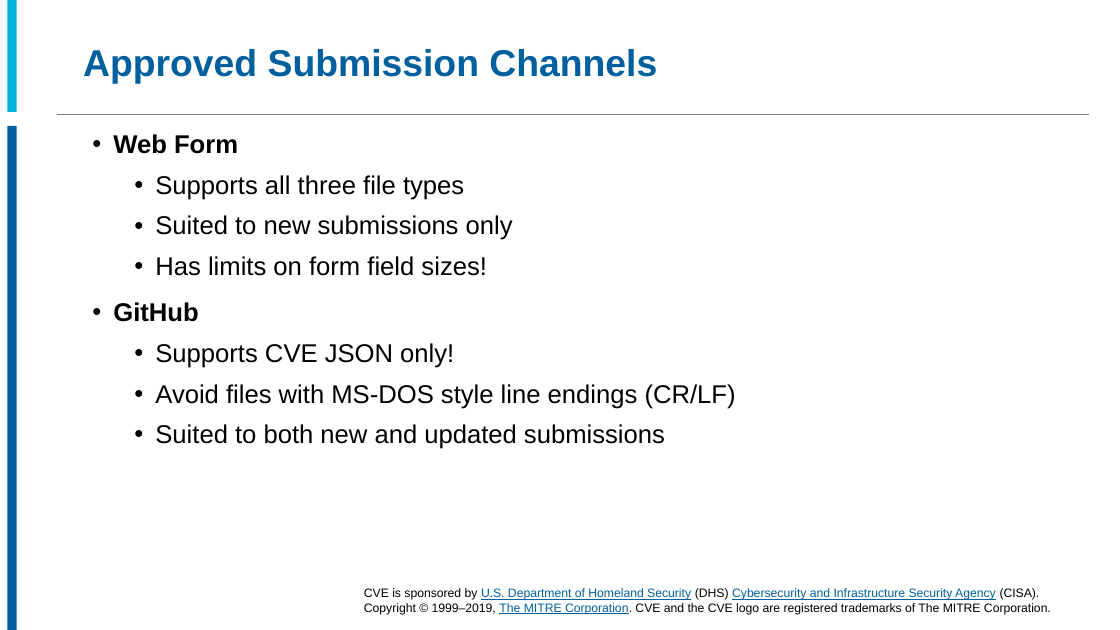
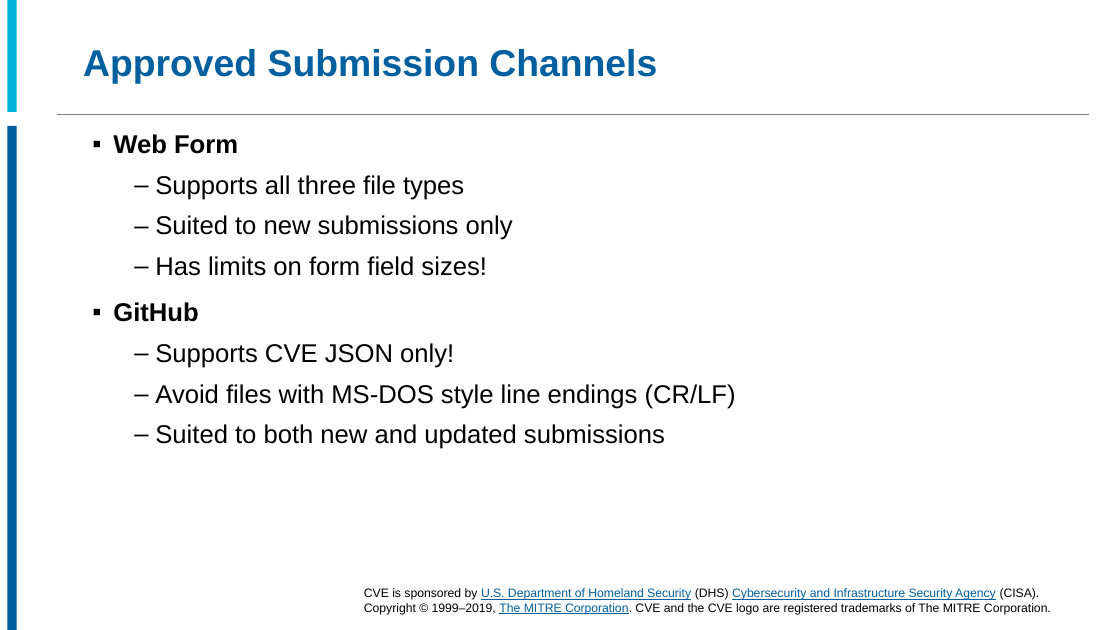
Before and after one commit to CVEProject/cveproject.github.io, a slide deck: slide 17 of docs/cna/CVE_Entry_Submission_Process.pptx. Drawn at 1120x630 pixels with LibreOffice and Linux fonts; fonts in the diff are those of the drawing; background and template pictures are left out. Boxes give left, top, right and bottom in pixels: in the first picture for what was removed or moved away, otherwise in the second. Text is boxed around its words. In the diff, an @@ line names an element or a change of style, - is before the commit and + after.

Commit message:
Upload CVE_Entry_Submission_Process.pptx
Updated on 10/9/19

```diff
--- a/docs/cna/CVE_Entry_Submission_Process.pptx
+++ b/docs/cna/CVE_Entry_Submission_Process.pptx
@@ text "Web Form" at <box>113,134,736,449</box>: bullet • to ▪; bullet • to – @@
```
Also in this commit, not shown: 20 other slides changed.
